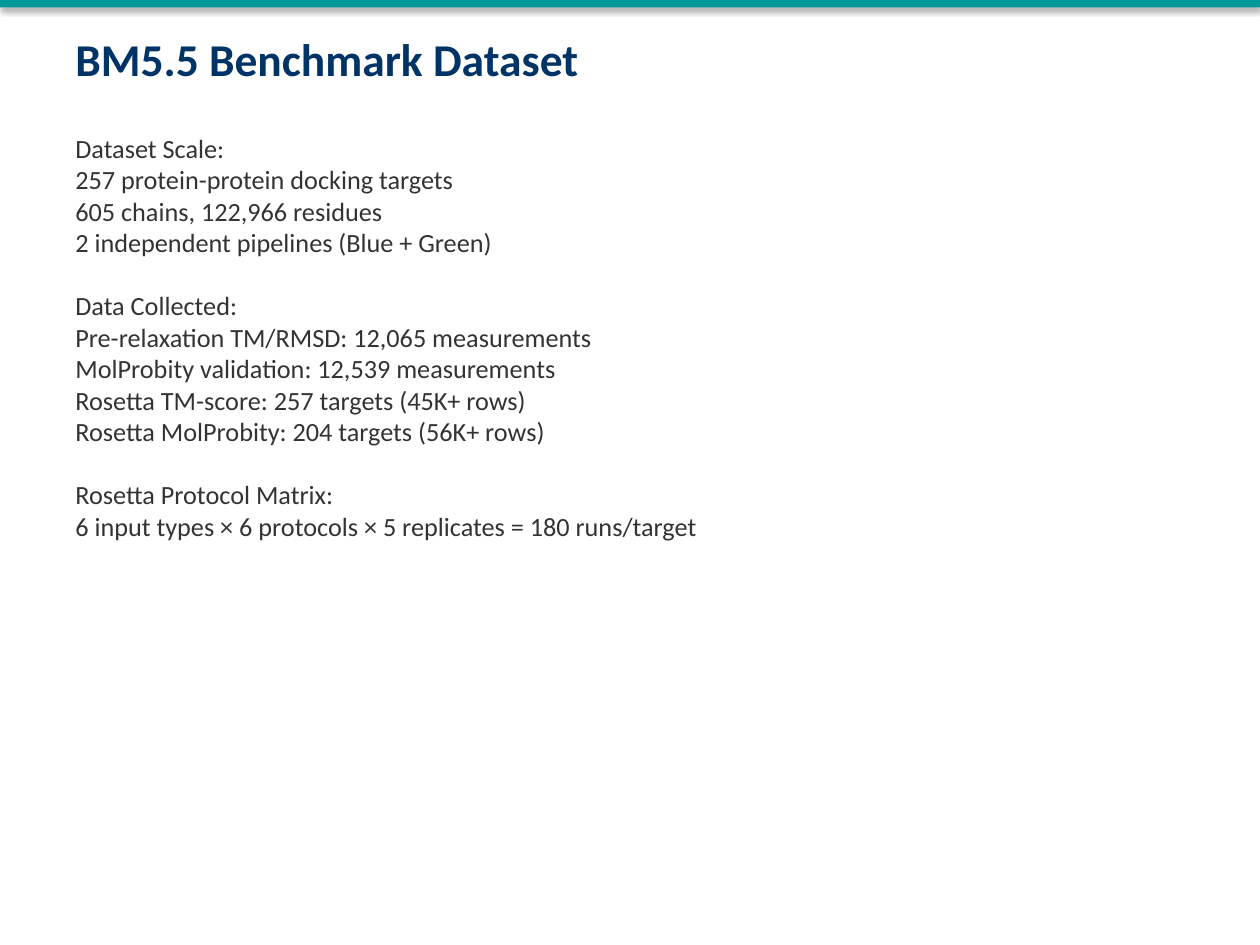
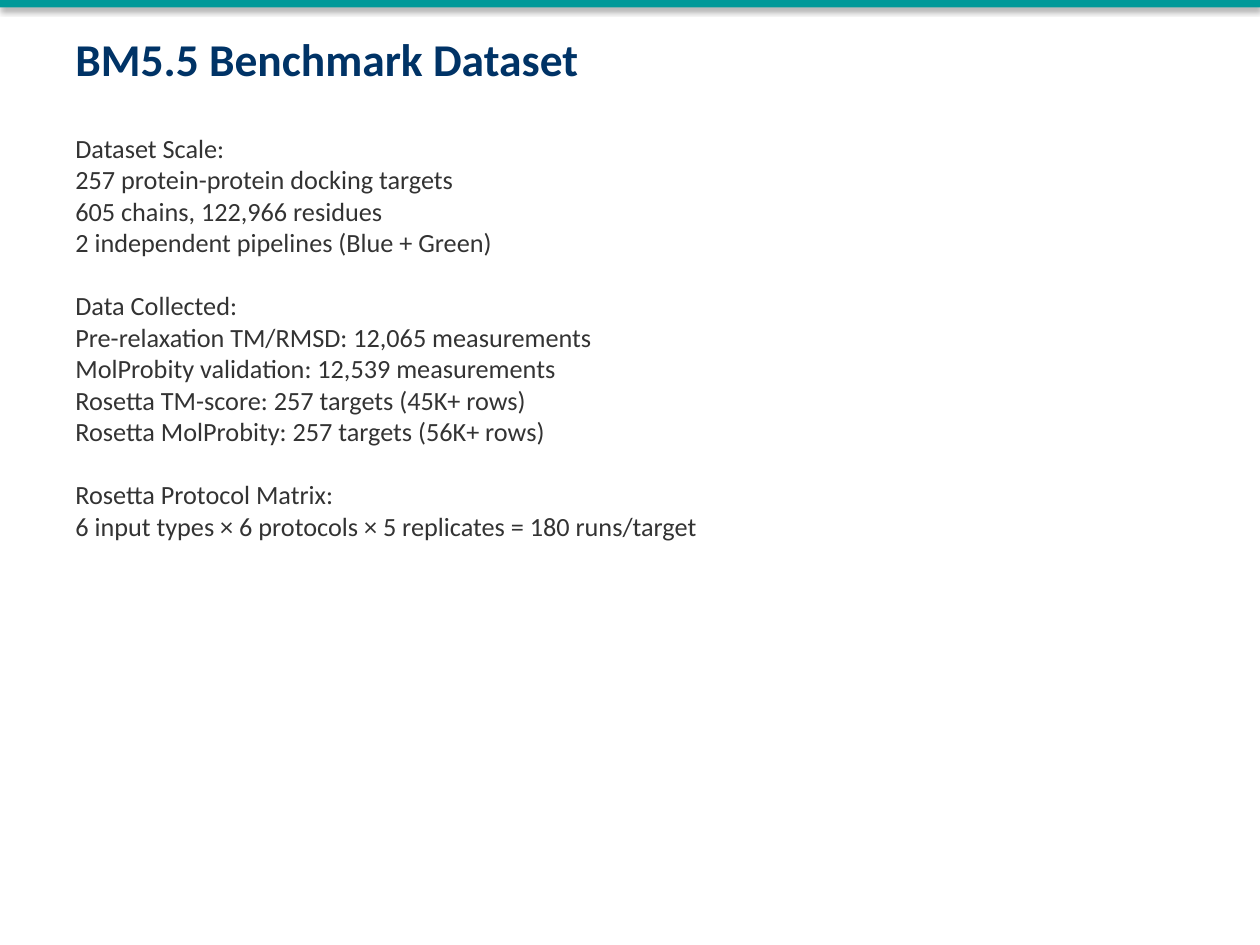
Before and after one commit to dreamlessx/Protein_Relax_Pipeline, a slide deck: slide 3 of red_analysis/BM55_Relaxation_Benchmark.pptx. Drawn at 1260x945 pixels with LibreOffice and Linux fonts; fonts in the diff are those of the drawing. Boxes give left, top, right and bottom in pixels: in the first picture for what was removed or moved away, otherwise in the second. Text is boxed around its words. In the diff, an @@ line names an element or a change of style, - is before the commit and + after.

Commit message:
Red FINAL: Phase 4 complete — 146K rows, 257 targets, both pipelines
ALL PHASES COMPLETE. Total dataset: 264K measurements.
Phase 2 TM: 92,700 rows, 257 targets
Phase 4 MP: 146,120 rows, 257 targets (251 Blue + 257 Green)
AMBER vs Rosetta (n=250): clashscore 2.82 vs 0.96 (66% better)
Beta protocols win 95% of targets on MolProbity
All 25 figures, 6 tables, 16-slide PowerPoint regenerated with full data

```diff
--- a/red_analysis/BM55_Relaxation_Benchmark.pptx
+++ b/red_analysis/BM55_Relaxation_Benchmark.pptx
@@ text at <box>75,422,544,446</box>: text changed @@
-Rosetta MolProbity: 204 targets (56K+ rows)
+Rosetta MolProbity: 257 targets (56K+ rows)
```
Also in this commit, not shown: 29 other files.
